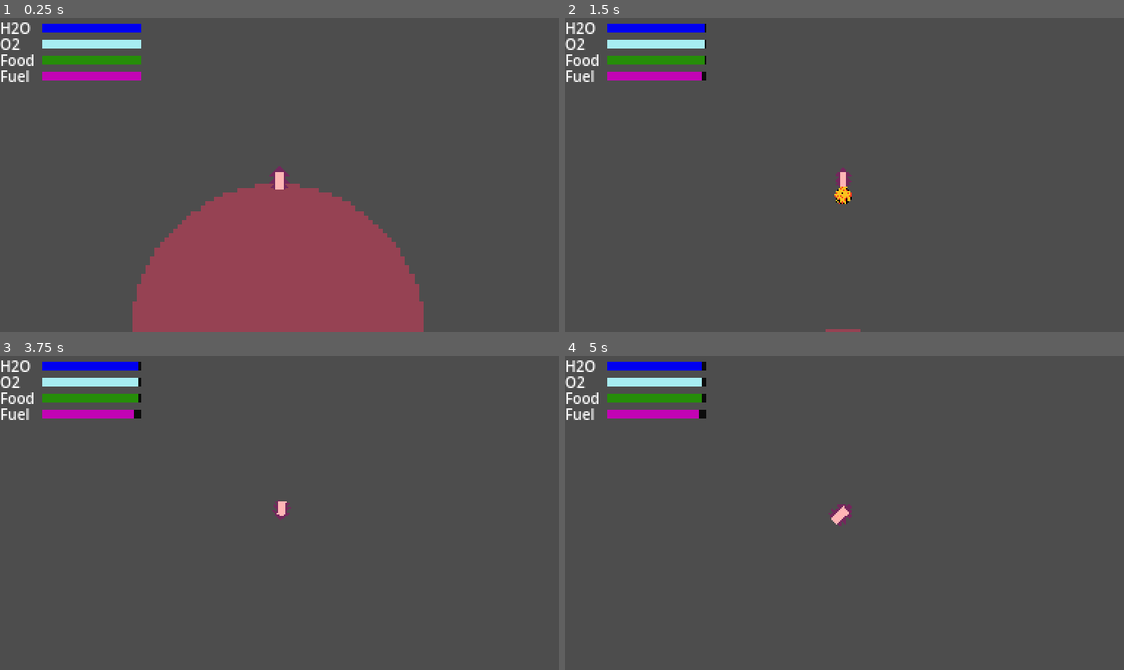
Above: before the commit, frames 1-4 (two rows, left to right).
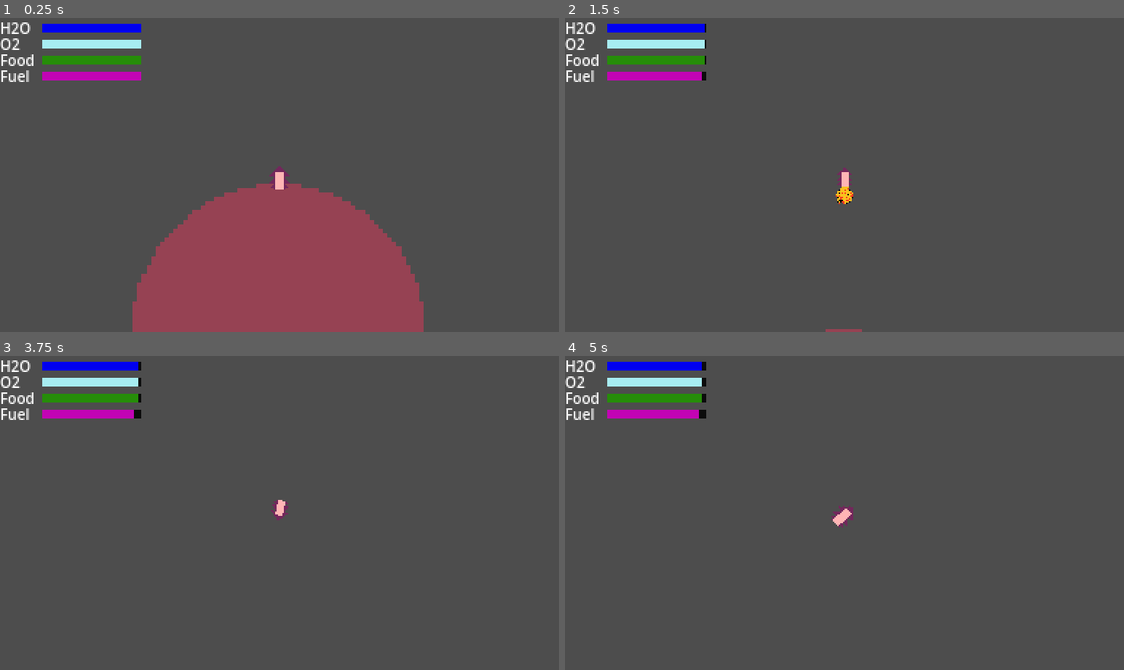
Above: after the commit, the same moments.

Repository: BnLds/MotherEarth
Game: Godot game, scene res://Scenes/Level/Level.tscn
Two runs of this game, one before a commit and one after it. Both use one fixed random seed, a clock stepped at 60 frames per second and the inputs below.
Inputs:
- Up to frame 1 (0.25 s): no input
- Up to frame 2 (1.5 s): tap Enter at 0.5 s; hold Up (speed_up) from 0.53 s (still down)
- Up to frame 3 (3.75 s): release Up (speed_up) at 2.03 s; hold Left (rotate_left) from 2.03 s (still down)
- Up to frame 4 (5 s): release Left (rotate_left) at 4.28 s; hold Right (rotate_right) from 4.28 s (still down)

The runs differ from the first frame. In frame 1, 0.1% of the frame differs, in the area x 24-75%, y 52-85%; in frame 2, 0.2%, in the area x 48-54%, y 47-100%; in frame 3, less than 0.1%; in frame 4, 0.1%.

Commit message:
Add random position to planets

Diff:
--- a/Scenes/Level/Scripts/Level.gd
+++ b/Scenes/Level/Scripts/Level.gd
@@ -35,7 +35,7 @@
 func _ready():
 	for i in range(nbr_planets):
 		var new_planet = planet_scene.instantiate()
-		new_planet.position = Vector2(screen_width * (x[i] + 0.5), screen_height * (y[i] + 0.5))
+		new_planet.position = Vector2(screen_width * (x[i] + 0.5) + randf_range(0.0, 10.0), screen_height * (y[i] + 0.5) + randf_range(0.0, 10.0))
 		planets.add_child(new_planet)
 
 		if x[i]== origin_coordinates[0] && y[i] == origin_coordinates[1]:
